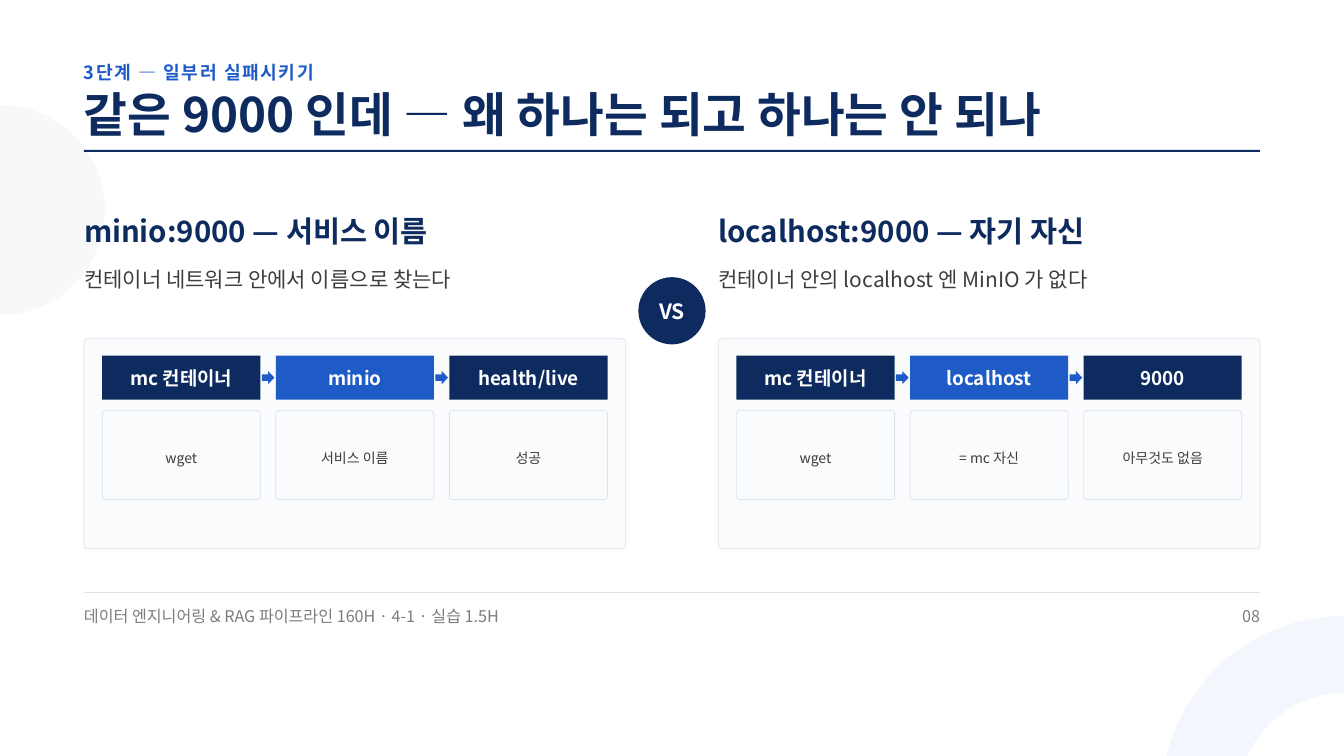
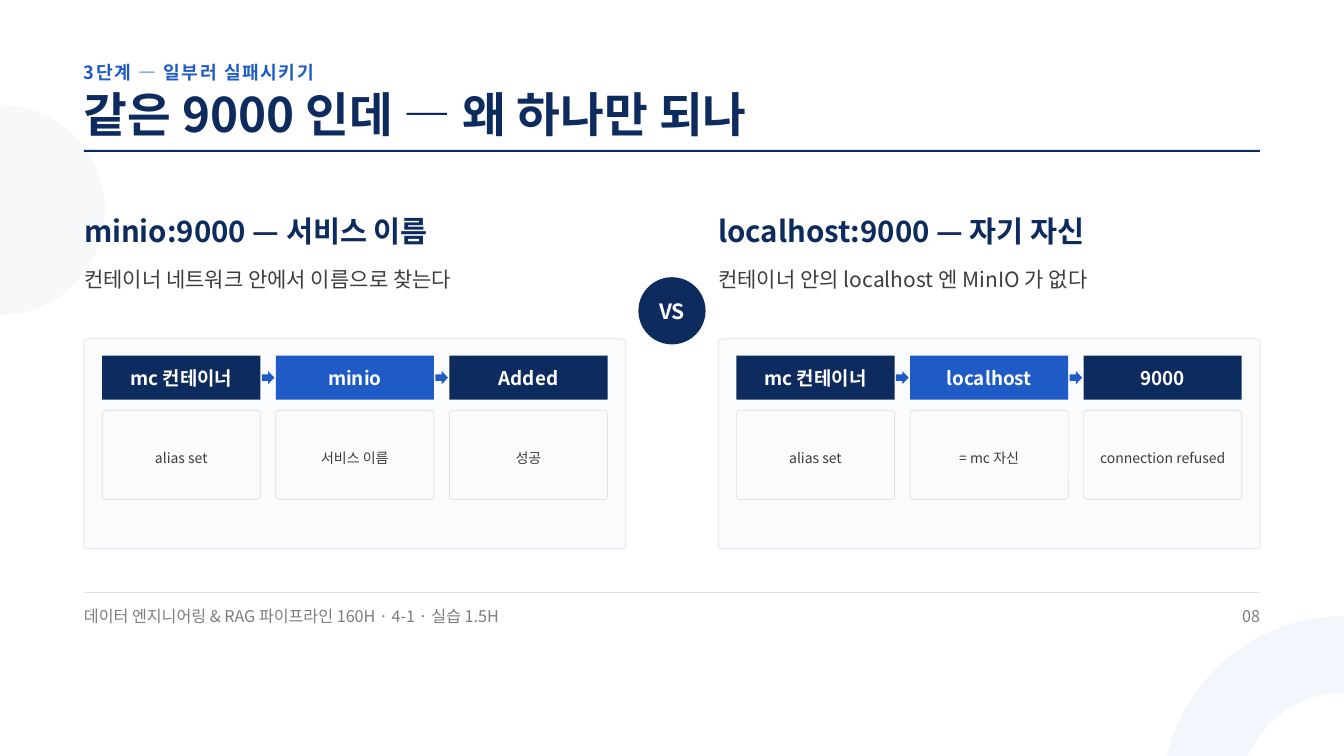
Before and after one commit to aebonlee/materials, a slide deck: slide 8 of data-eng/decks/w4d1s2.pptx. Drawn at 1344x756 pixels with LibreOffice and Linux fonts; fonts in the diff are those of the drawing. Boxes give left, top, right and bottom in pixels: in the first picture for what was removed or moved away, otherwise in the second. Text is boxed around its words. In the diff, an @@ line names an element or a change of style, - is before the commit and + after.

```diff
--- a/data-eng/decks/w4d1s2.pptx
+++ b/data-eng/decks/w4d1s2.pptx
@@ text at (84,92,747,137): text changed @@
-같은 9000 인데 — 왜 하나는 되고 하나는 안 되나
+같은 9000 인데 — 왜 하나만 되나
@@ text at (499,370,559,386): text changed @@
-health/live
+Added
@@ text at (155,452,207,463): text changed @@
-wget
+alias set
@@ text at (789,452,841,463): text changed @@
-wget
+alias set
@@ text at (1100,451,1225,463): text changed @@
-아무것도 없음
+connection refused
```
Also in this commit, not shown: 8 other slides changed, 1 slide added, 1 slide removed, 42 other files.
